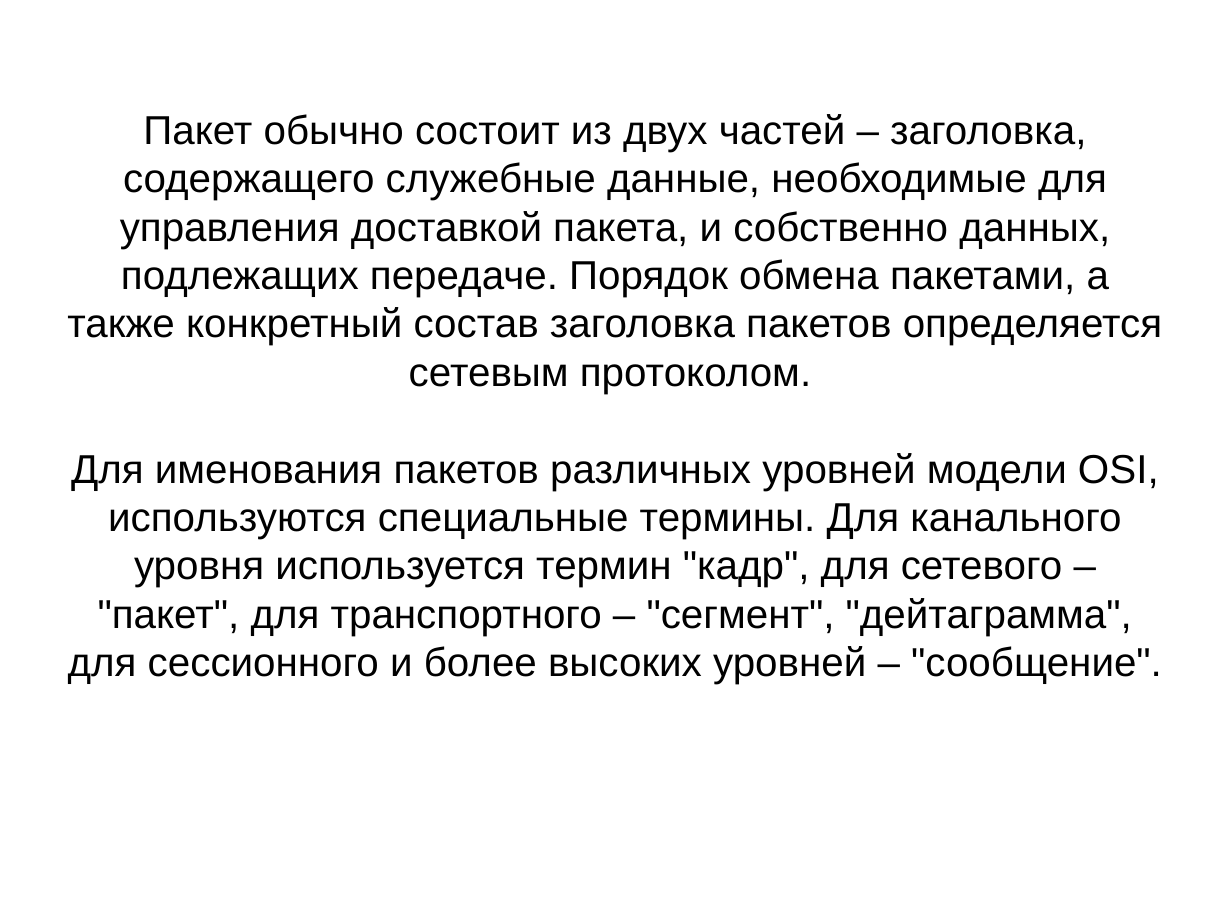
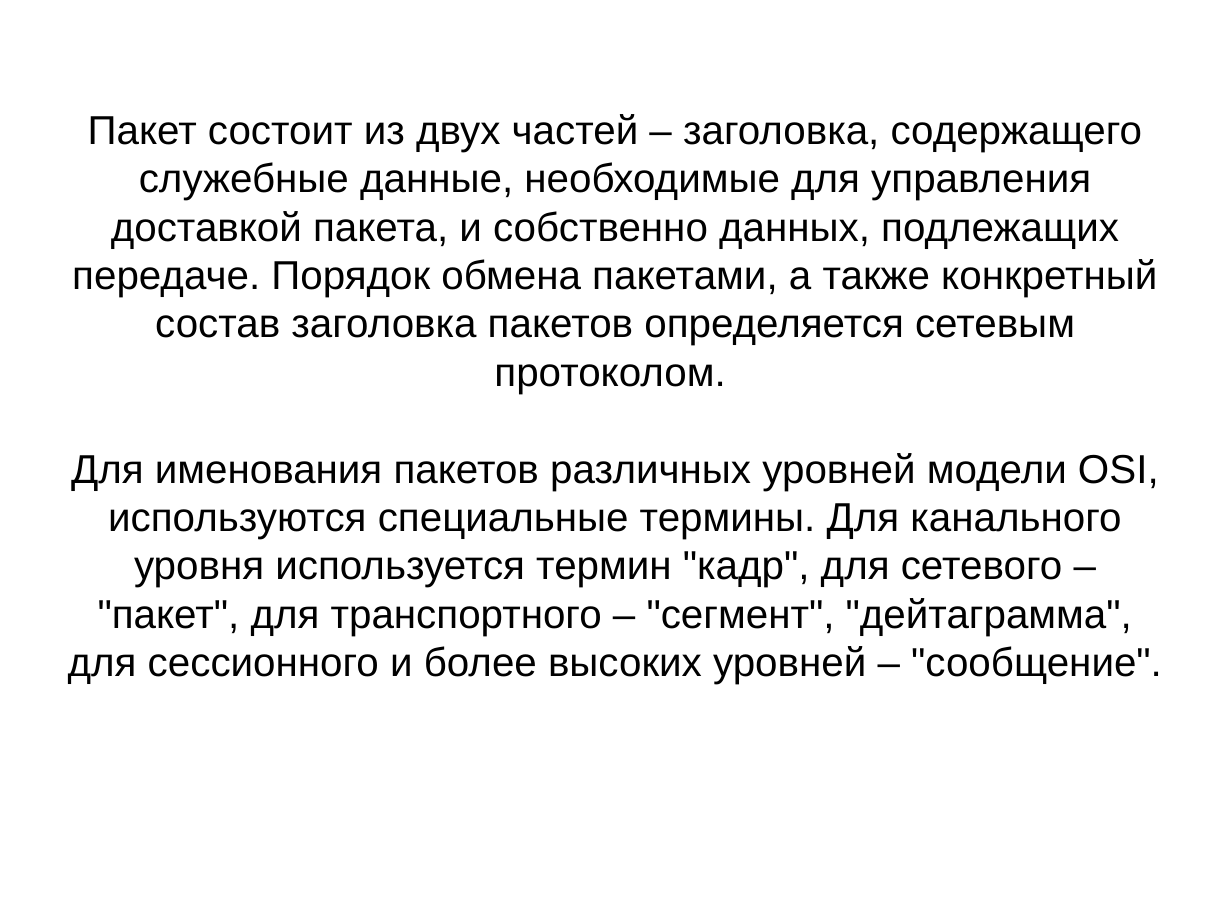
Before and after one commit to IvanSimeyko/network, a slide deck: slide 3 of data_link_layer.odp. Drawn at 1232x924 pixels with LibreOffice and Linux fonts; fonts in the diff are those of the drawing. Boxes give left, top, right and bottom in pixels: in the first picture for what was removed or moved away, otherwise in the second. Text is boxed around its words. In the diff, an @@ line names an element or a change of style, - is before the commit and + after.

```diff
--- a/data_link_layer.odp
+++ b/data_link_layer.odp
@@ subtitle at bbox=[72, 114, 1157, 394]: text changed @@
-Пакет обычно состоит из двух частей – заголовка, содержащего служебные данные, необходимые для управления доставкой пакета, и собственно данных, подлежащих передаче. Порядок обмена пакетами, а также конкретный состав заголовка пакетов определяется сетевым протоколом.
+Пакет состоит из двух частей – заголовка, содержащего служебные данные, необходимые для управления доставкой пакета, и собственно данных, подлежащих передаче. Порядок обмена пакетами, а также конкретный состав заголовка пакетов определяется сетевым протоколом.
```
Also in this commit, not shown: 2 other files.
